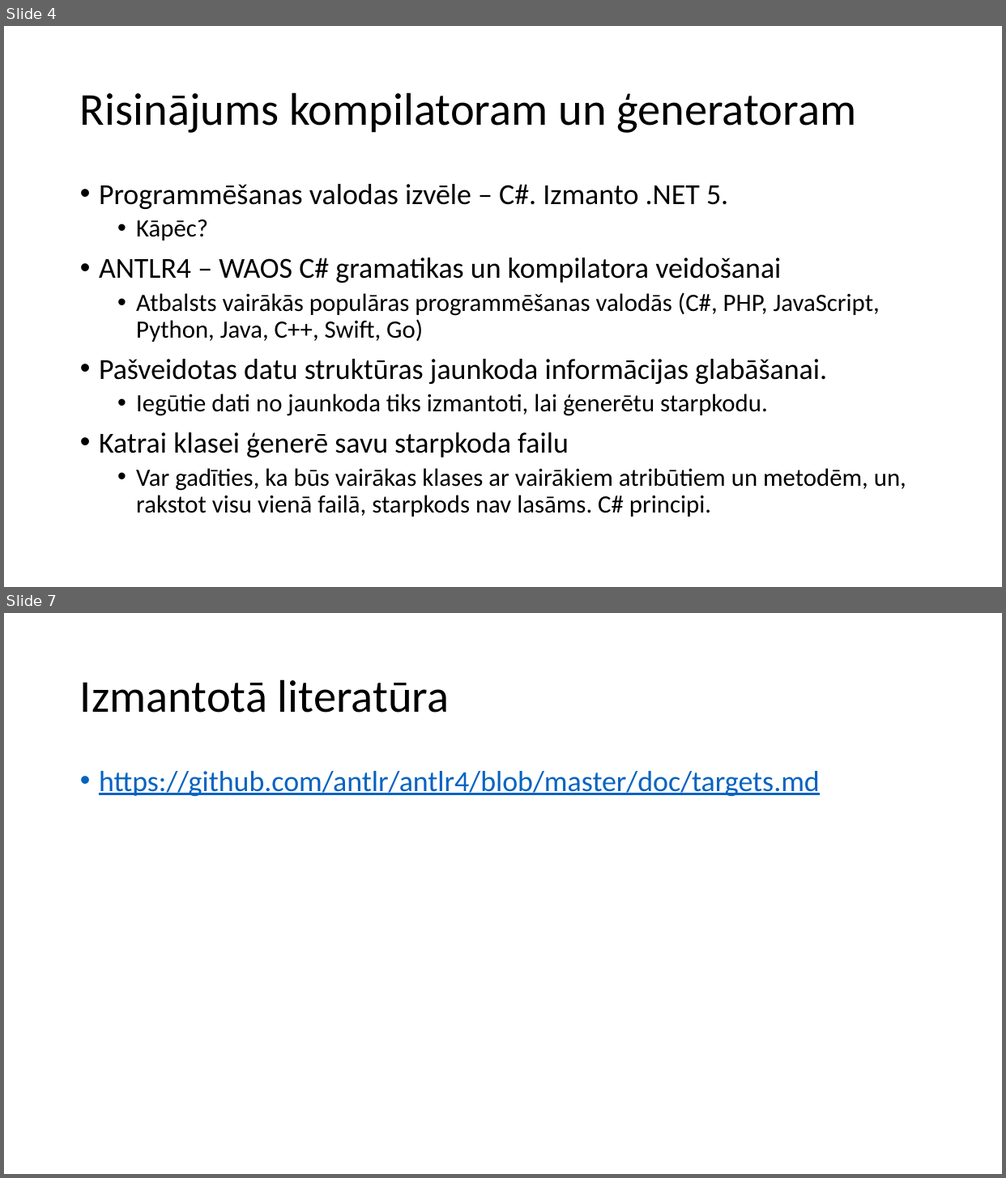
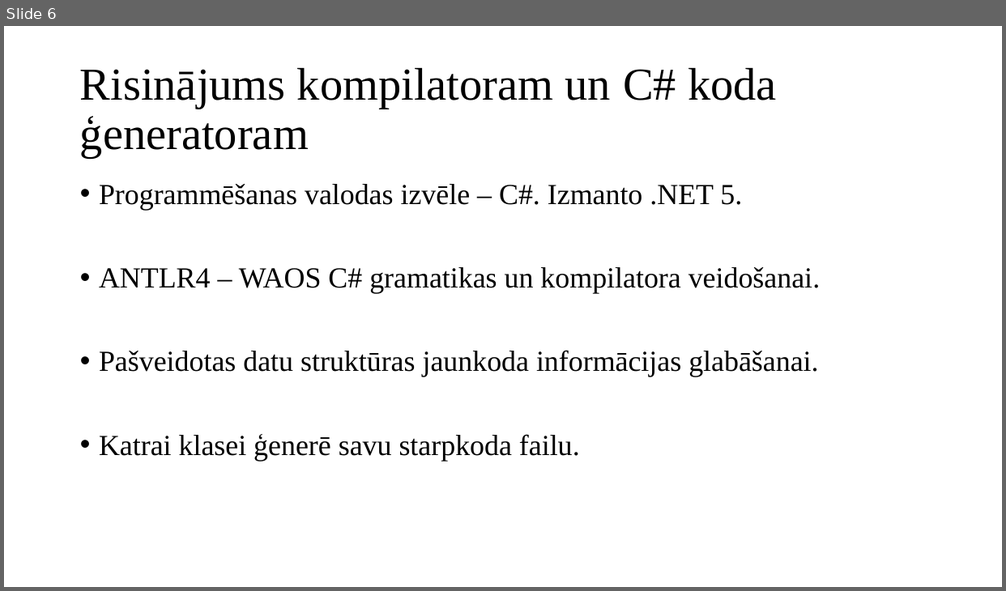
Before and after one commit to artiks12/webAppOS, a slide deck: src/Qualification project/Documentation/Prezentācija_ap19122.pptx. Shown one above the other, each under a label of ours: slides 4 and 7 before the commit, slide 6 after it; the slides between them are not shown. The pictures are 1006x1178 and 1006x591 pixels, drawn with LibreOffice and Linux fonts; fonts in the diff are those of the drawing. Boxes give left, top, right and bottom in pixels: in the first picture for what was removed or moved away, otherwise in the second. Text is boxed around its words. In the diff, an @@ line names an element or a change of style, - is before the commit and + after.

```diff
--- a/src/Qualification project/Documentation/Prezentācija_ap19122.pptx
+++ b/src/Qualification project/Documentation/Prezentācija_ap19122.pptx
@@ slide 7 removed at bbox=[4, 613, 1002, 1174], background #FFFFFF @@
@@ title removed at bbox=[80, 679, 449, 713] @@
-Izmantotā literatūra
@@ text removed at bbox=[99, 771, 820, 796] @@
-• https://github.com/antlr/antlr4/blob/master/doc/targets.md
@@ what was slide 4 is now slide 6 @@
@@ slide 6 changed as well @@
@@ title at bbox=[80, 67, 777, 158]: text changed; font Calibri to Times New Roman @@
-Risinājums kompilatoram un ģeneratoram
+Risinājums kompilatoram un C# koda ģeneratoram
@@ text at bbox=[99, 184, 818, 378]: font Calibri to Times New Roman in "Programmēšanas valodas izvēle – C#. Izmanto .NET ...", "Pašveidotas datu struktūras jaunkoda informācijas glabāšanai ..." @@
@@ text at bbox=[99, 267, 820, 293]: text changed; size 24 to 28 pt; font Calibri to Times New Roman @@
-  • Kāpēc?
-• ANTLR4 – WAOS C# gramatikas un kompilatora veidošanai
-  • Atbalsts vairākās populāras programmēšanas valodās (C#, PHP, JavaScript, Python, Java, C++, Swift, Go)
+• ANTLR4 – WAOS C# gramatikas un kompilatora veidošanai.
@@ text at bbox=[99, 434, 580, 461]: text changed; size 24 to 28 pt; font Calibri to Times New Roman @@
-  • Iegūtie dati no jaunkoda tiks izmantoti, lai ģenerētu starpkodu.
-• Katrai klasei ģenerē savu starpkoda failu
-  • Var gadīties, ka būs vairākas klases ar vairākiem atribūtiem un metodēm, un, rakstot visu vienā failā, starpkods nav lasāms. C# principi.
+• Katrai klasei ģenerē savu starpkoda failu.
```
Also in this commit, not shown: 3 other slides changed, 6 slides added, 1 other slide removed, 1 other file.
